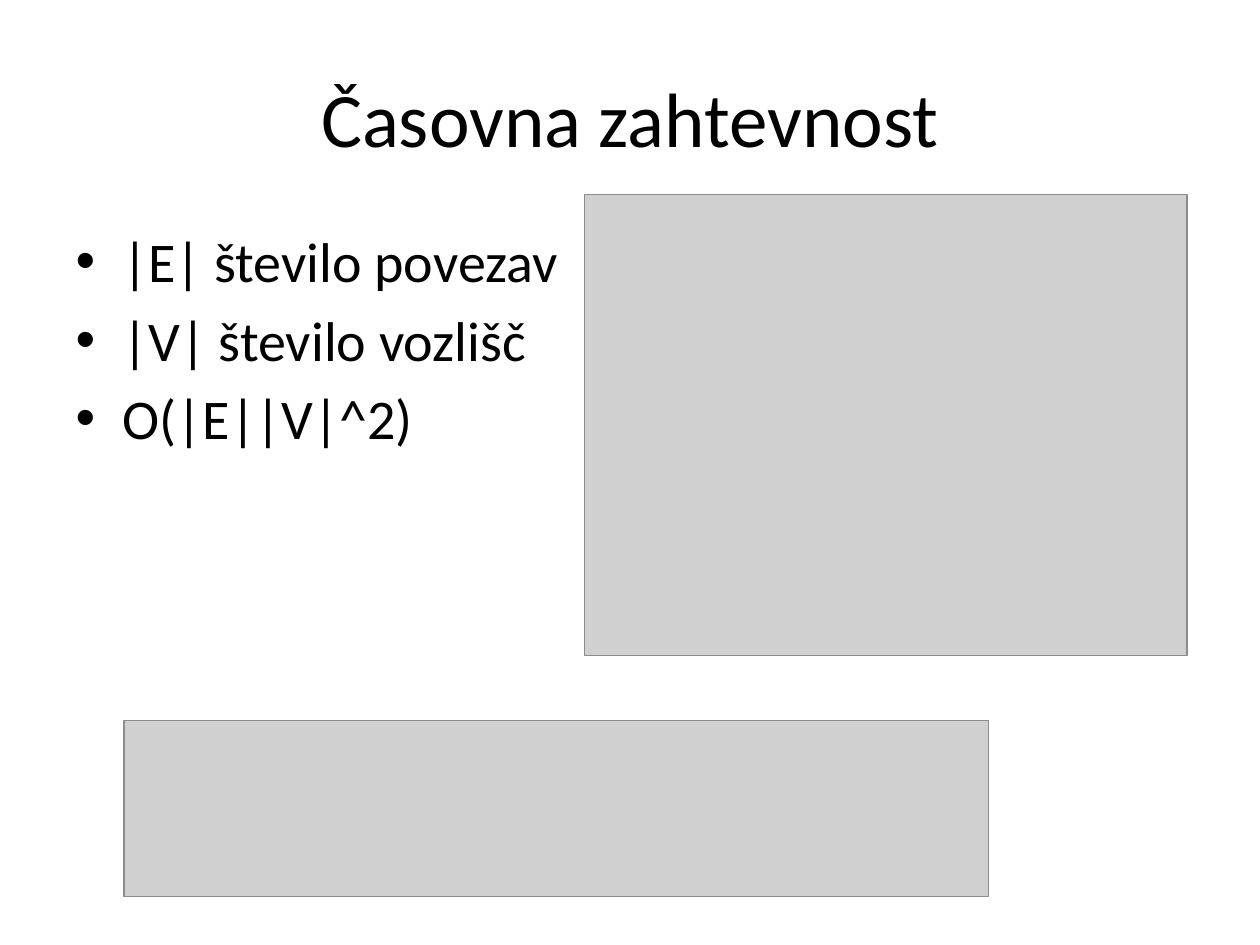
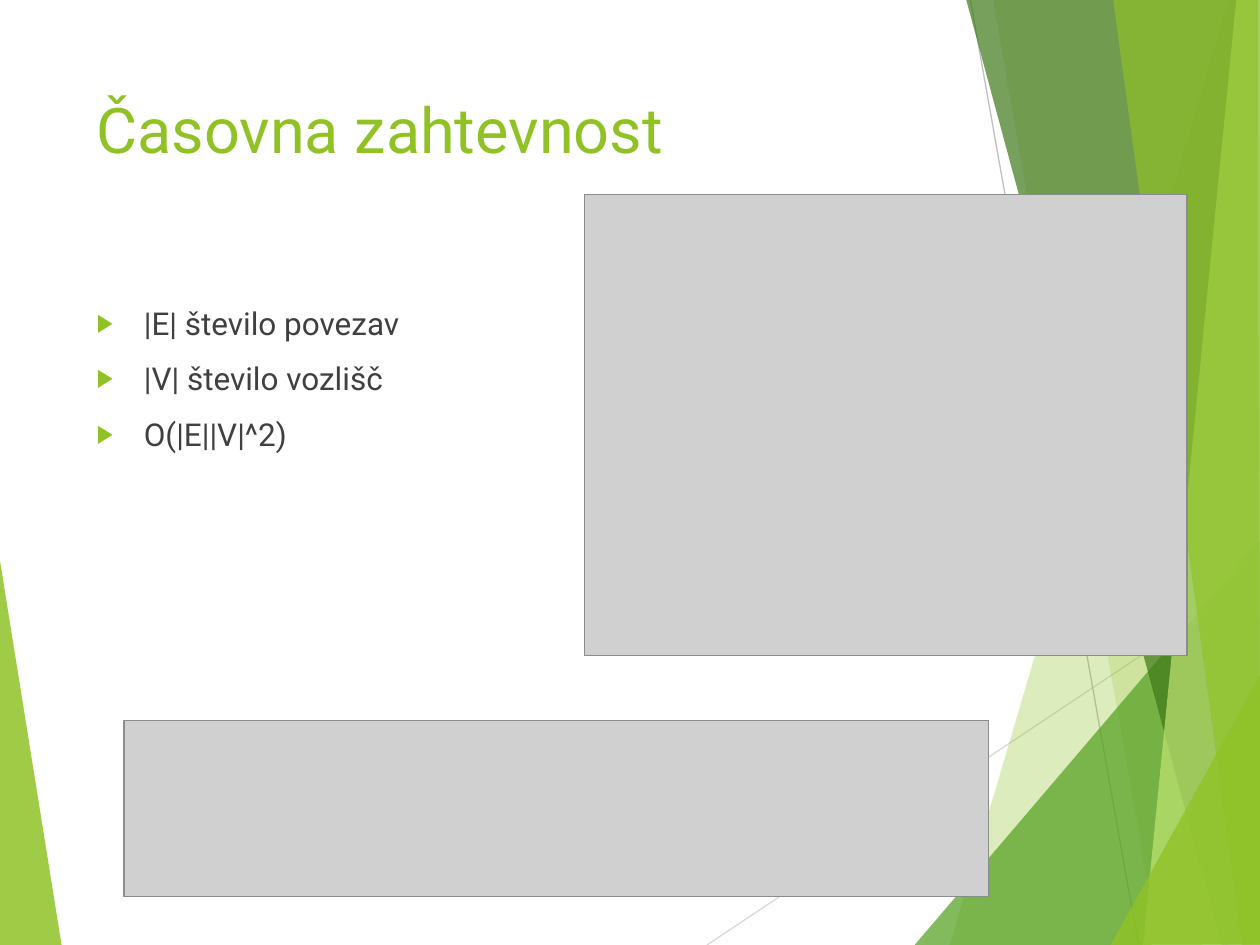
Before and after one commit to ZigaMr/BlossomAlgoritem, a slide deck: slide 27 of Blossomov algoritem.pptx (slide 23 before the commit). Drawn at 1260x945 pixels with LibreOffice and Linux fonts; fonts in the diff are those of the drawing; grey boxes stand for pictures. Boxes give left, top, right and bottom in pixels: in the first picture for what was removed or moved away, otherwise in the second. Text is boxed around its words. In the diff, an @@ line names an element or a change of style, - is before the commit and + after.

```diff
--- a/Blossomov algoritem.pptx
+++ b/Blossomov algoritem.pptx
@@ title "Časovna zahtevnost": place and size @@
-title "Časovna zahtevnost" at [321, 84, 938, 148]
+title "Časovna zahtevnost" at [97, 95, 663, 154]
@@ title "Časovna zahtevnost" at [97, 95, 663, 154]: size 44 to 36 pt, font Calibri to Roboto, text colour #000000 to #90C226; alignment centre to left; vertical alignment middle to top @@
@@ text "|E| število povezav": place and size @@
-text "|E| število povezav" at [123, 241, 558, 449]
+text "|E| število povezav" at [144, 311, 399, 453]
@@ text "|E| število povezav" at [144, 311, 399, 453]: size 32 to 18 pt, font Calibri to Roboto, text colour #000000 to #404040; bullet • to ▶; more space between paragraphs @@
@@ group added at [0, 0, 1260, 945]: 8 freeform shapes, 2 lines @@
```
Also in this commit, not shown: 24 other slides changed, 7 slides added, 1 slide removed, 1 other file.
